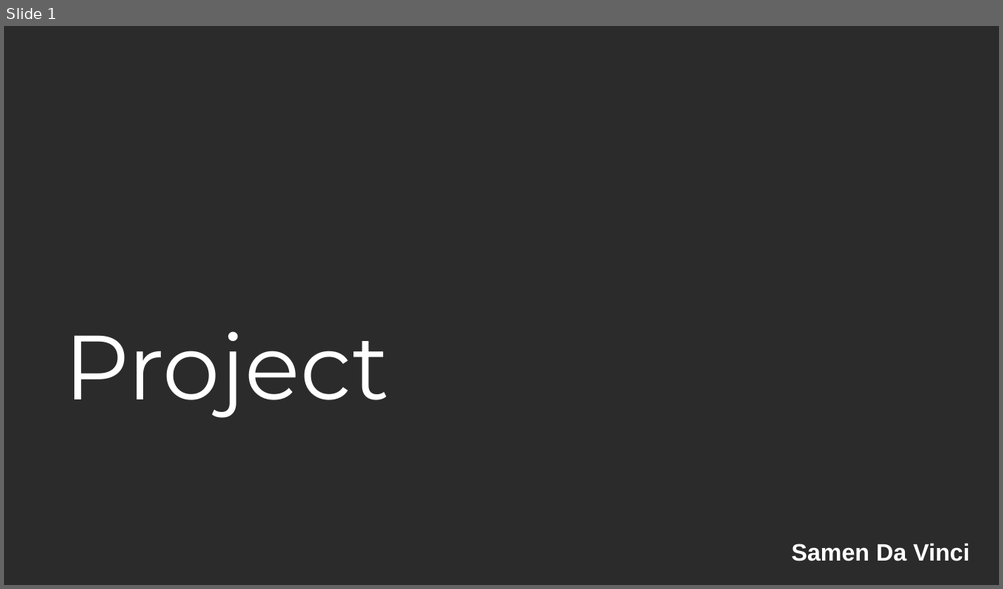
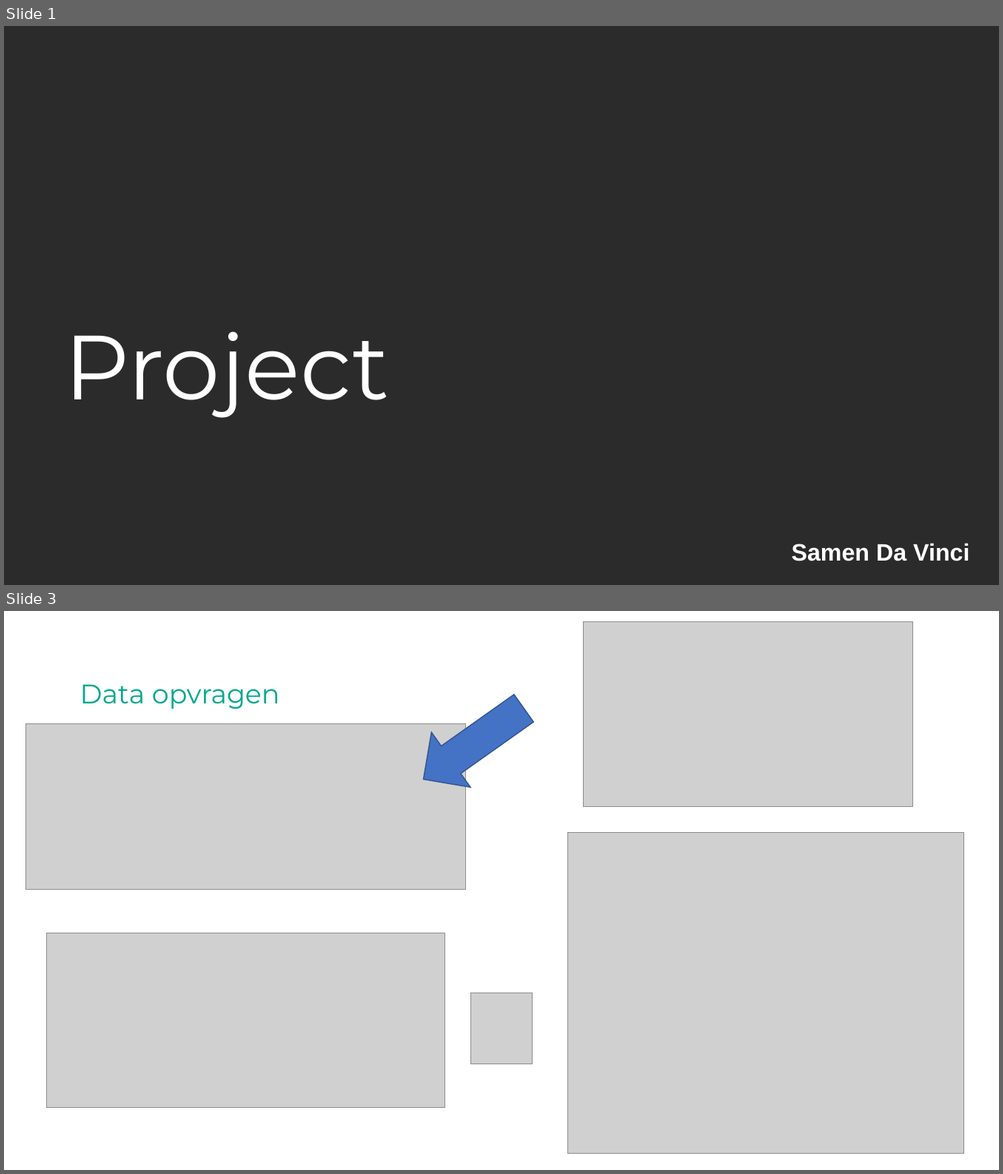
Before and after one commit to ArjanKam/Onderwijs, a slide deck: L02P03 - Smartlab IOT - Databases/L02P03 - Week 03 - Les.pptx. Shown one above the other, each under a label of ours: slide 1 before the commit, slides 1 and 3 after it; the slides between them are not shown. The pictures are 1003x589 and 1003x1174 pixels, drawn with LibreOffice and Linux fonts; fonts in the diff are those of the drawing; grey boxes stand for pictures; background and template pictures are left out; a plain dark background stands for a picture behind light text. Boxes give left, top, right and bottom in pixels: in the first picture for what was removed or moved away, otherwise in the second. Text is boxed around its words. In the diff, an @@ line names an element or a change of style, - is before the commit and + after.

```diff
--- a/L02P03 - Smartlab IOT - Databases/L02P03 - Week 03 - Les.pptx
+++ b/L02P03 - Smartlab IOT - Databases/L02P03 - Week 03 - Les.pptx
@@ slide 3 added at (4,611,999,1170), background picture (left out) @@
@@ picture added at (583,622,913,807) @@
@@ title added at (80,684,280,709), 26 pt, text #00A78E @@
+Data opvragen
@@ right arrow added at (404,681,543,807), fill #4472C4, outline #325491 1 pt @@
@@ picture added at (25,724,466,890) @@
@@ picture added at (567,832,964,1153) @@
@@ picture added at (46,934,444,1108) @@
@@ picture added at (471,993,532,1065) @@
@@ text added at (797,1153,875,1154), 10 pt, text #9E9F9E, bold @@
+Samen Da Vinci
```
Also in this commit, not shown: 6 other slides added, 1 slide removed, 4 other files.
